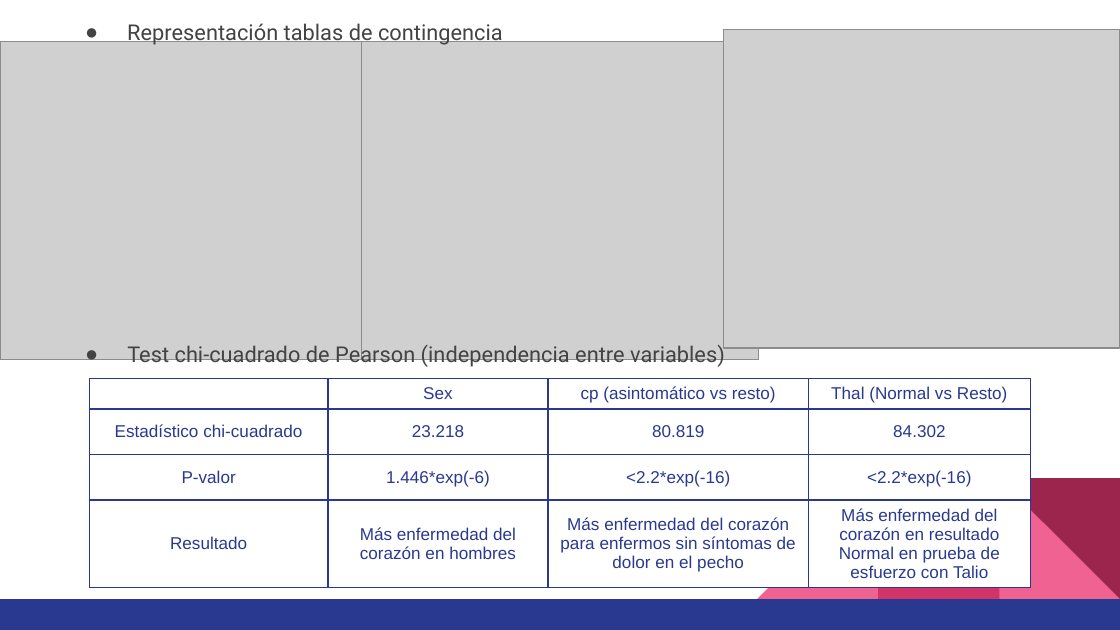
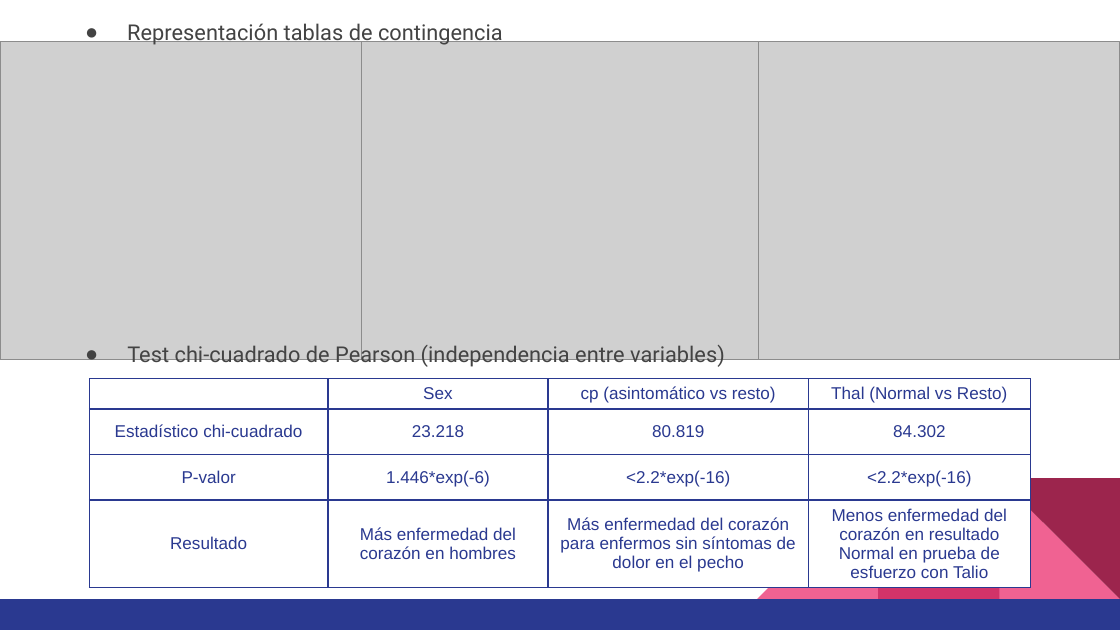
Before and after one commit to rafaeloga/pra2_tipologia, a slide deck: slide 11 of DC_presentacion.pptx. Drawn at 1120x630 pixels with LibreOffice and Linux fonts; fonts in the diff are those of the drawing; grey boxes stand for pictures. Boxes give left, top, right and bottom in pixels: in the first picture for what was removed or moved away, otherwise in the second. Text is boxed around its words. In the diff, an @@ line names an element or a change of style, - is before the commit and + after.

```diff
--- a/DC_presentacion.pptx
+++ b/DC_presentacion.pptx
@@ picture: place and size @@
-picture at (724,29,1120,348)
+picture at (724,41,1120,361)
@@ table at (90,379,1032,595) @@
-row 4, column 4: Más enfermedad del corazón en resultado Normal en prueba de esfuerzo con Talio
+row 4, column 4: Menos enfermedad del corazón en resultado Normal en prueba de esfuerzo con Talio
```
Also in this commit, not shown: 4 other slides changed, 1 other file.
